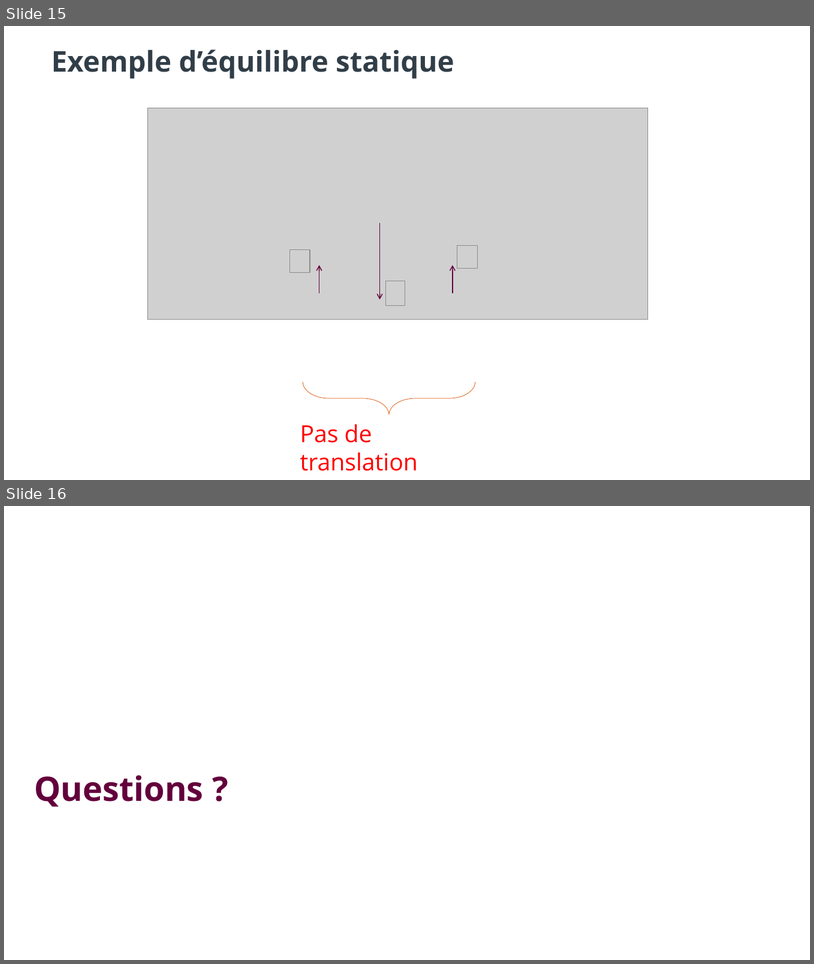
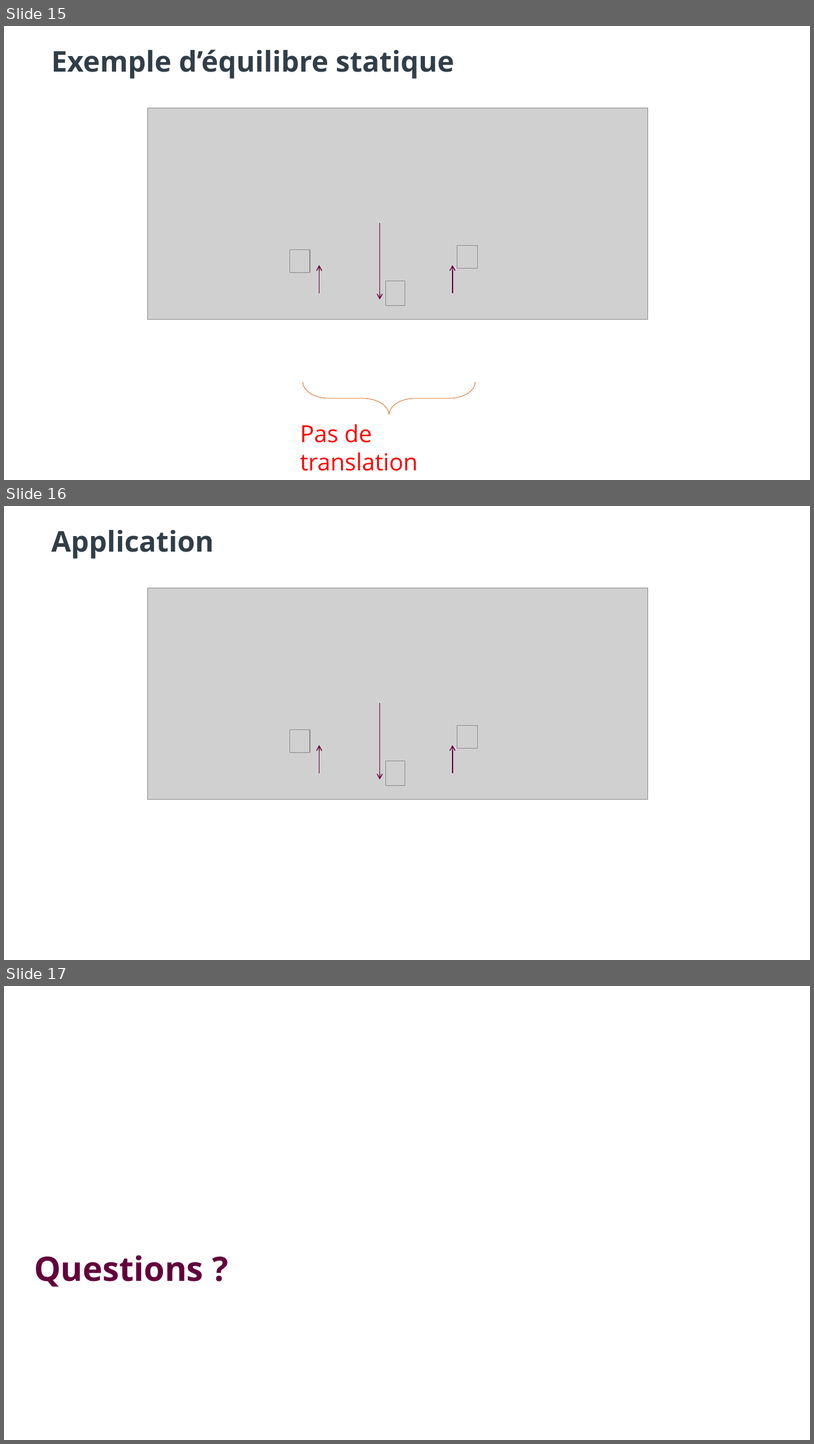
Before and after one commit to Verdel469/Biomeca_L1_2020, a slide deck: Cours_seance_5_2020.pptx. Shown one above the other, each under a label of ours: slides 15 and 16 before the commit, slides 15, 16 and 17 after it. The pictures are 814x964 and 814x1444 pixels, drawn with LibreOffice and Linux fonts; fonts in the diff are those of the drawing; grey boxes stand for pictures; background and template pictures are left out. Boxes give left, top, right and bottom in pixels: in the first picture for what was removed or moved away, otherwise in the second. Text is boxed around its words. In the diff, an @@ line names an element or a change of style, - is before the commit and + after.

```diff
--- a/Cours_seance_5_2020.pptx
+++ b/Cours_seance_5_2020.pptx
@@ slide 16 added at <box>4,506,810,960</box>, background #FFFFFF @@
@@ title added at <box>51,530,214,559</box>, 34 pt, text #313E48, bold @@
+Application
@@ picture added at <box>148,588,648,799</box> @@
@@ arrow added from (380, 703) to (380, 780), #63003C 1 pt @@
@@ picture added at <box>290,730,310,753</box> @@
@@ picture added at <box>458,726,477,748</box> @@
@@ arrow added from (319, 773) to (319, 745), #63003C 1 pt @@
@@ arrow added from (453, 773) to (453, 745), #63003C 1 pt @@
@@ picture added at <box>386,760,405,786</box> @@
@@ what was slide 16 is now slide 17 @@
```
Also in this commit, not shown: 10 other files.
